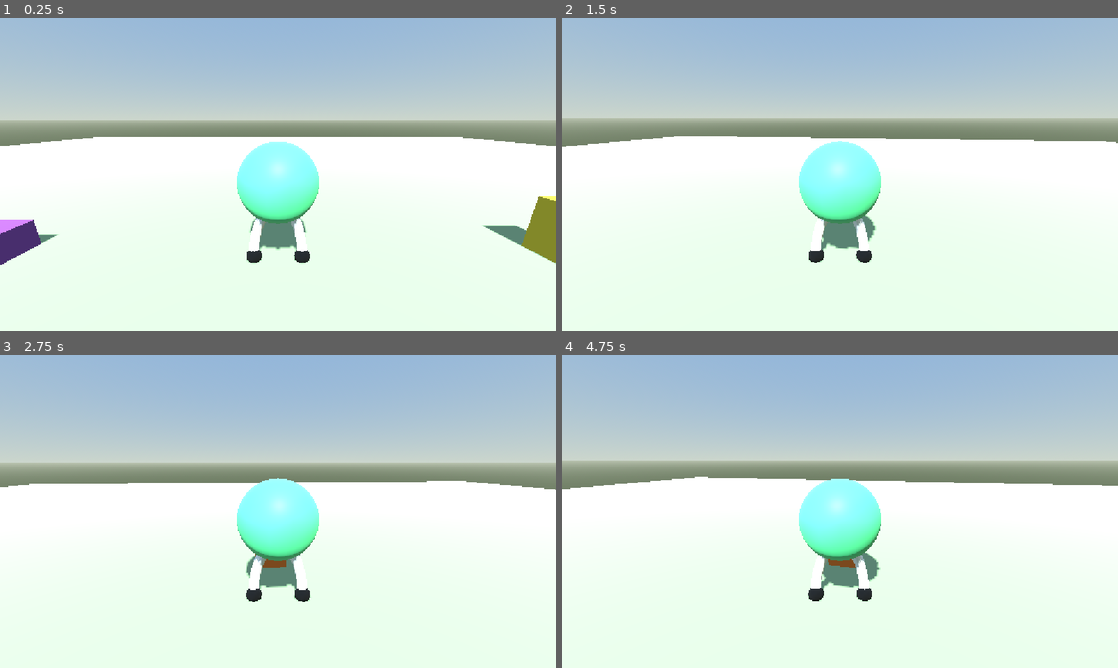
Above: before the commit, frames 1-4 (two rows, left to right).
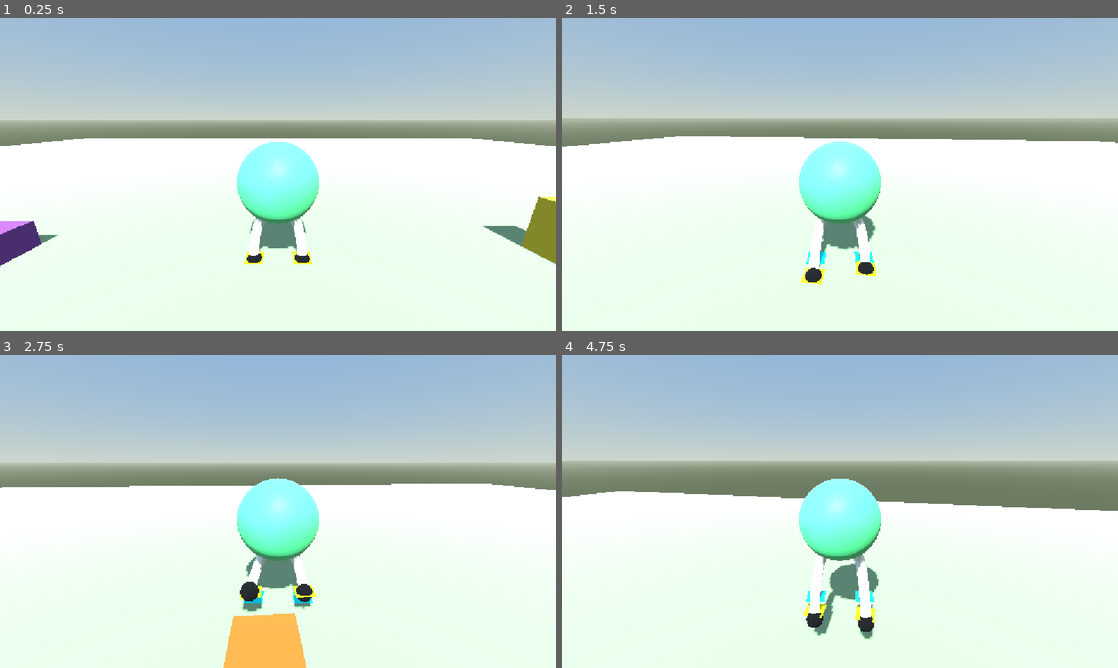
Above: after the commit, the same moments.

Repository: ar-bh/slingshot-boy
Game: Godot game, scene res://player/game.tscn
The game is run twice, just before and just after one commit, with the same random seed, the same clock (stepped at 60 frames per second) and the same inputs.
Inputs (mouse positions are in pixels of both pictures, inside the frame that each line leads up to):
- Up to frame 1 (0.25 s): no input
- Up to frame 2 (1.5 s): tap Enter at 0.5 s; move the mouse to (867, 174) at 0.52 s; hold W (move_forward) from 0.53 s (still down); tap Alt at 0.6 s; tap Space (jump, bound only after the commit) at 0.77 s; move the mouse to (812, 174) at 1.27 s; tap Shift at 1.35 s
- Up to frame 3 (2.75 s): keep holding W (move_forward); tap Space (jump, bound only after the commit) at 1.52 s; move the mouse to (289, 505) at 2.02 s; tap Alt at 2.1 s
- Up to frame 4 (4.75 s): keep holding W (move_forward); move the mouse to (834, 517) at 2.77 s; tap Shift at 2.85, 4.35 s; tap Space (jump, bound only after the commit) at 3.02, 3.77, 4.52 s; move the mouse to (878, 514) at 3.52 s; tap Alt at 3.6 s; move the mouse to (795, 508) at 4.27 s

The runs differ from the first frame. In frame 1, 0.7% of the frame differs, in the area x 0-100%, y 38-80%; in frame 2, 0.7%; in frame 3, 3.6%; in frame 4, 6.8%, in the area x 0-100%, y 38-92%.

Commit message:
procedural animation: prototype with legs moving to relevant stop only along flat axis

Diff:
--- a/player/leg.gd
+++ b/player/leg.gd
@@ -1,30 +1,77 @@
 @tool
 extends Node3D
 
-@export var thickness := 0.3
+@export_group("Tube")
+@export var thickness := -0.14
 @export var bend := 0.12
-@export var bend_side := -1.0
 
 var _thickness_applied := -1.0
 
-@onready var tube := $Tube
+@onready var tube := $LeftLeg/Tube
+@onready var tube_right := $RightLeg/Tube
+
+var constant_pos: Vector3
+var constant_pos_ref: Vector3
+var wish_pos: Vector3
+
+var distance_threshold := 1.0
+var _tween: Tween
+var _tween_right: Tween
 
 func _ready() -> void:
-	tube.mode = CSGPolygon3D.MODE_PATH
-	tube.path_node = tube.get_path_to($Path3D)
-	tube.path_rotation = CSGPolygon3D.PATH_ROTATION_PATH_FOLLOW
-	tube.path_interval = 0.04
-	tube.path_simplify_angle = 0.0
-	tube.path_rotation_accurate = true
-	tube.path_local = true
-	tube.smooth_faces = true
+	for leg in [$LeftLeg, $RightLeg]:
+		#region tube
+		var leg_tube := leg.get_node(^"Tube") as CSGPolygon3D
+		leg_tube.mode = CSGPolygon3D.MODE_PATH
+		leg_tube.path_node = leg_tube.get_path_to(leg.get_node(^"Path3D"))
+		leg_tube.path_rotation = CSGPolygon3D.PATH_ROTATION_PATH_FOLLOW
+		leg_tube.path_interval = 0.04
+		leg_tube.path_simplify_angle = 0.0
+		leg_tube.path_rotation_accurate = true
+		leg_tube.path_local = true
+		leg_tube.smooth_faces = true
+		#endregion
+		if Engine.is_editor_hint():
+			continue
+		leg.get_node(^"WishFoot").top_level = true
 	_apply_thickness()
+
 
 func _process(_delta: float) -> void:
 	_apply_thickness()
-	var knee := Vector3($Middle.position) + Vector3(bend_side * bend, 0.0, 0.0)
-	_set_curve(Vector3($Beginning.position), knee, Vector3($End.position))
+	_leg($LeftLeg, -1.0, _tween)
+	_leg($RightLeg, 1.0, _tween_right)
 
+
+func _leg(leg: Node, side: float, tween: Tween) -> void:
+	var knee := Vector3(leg.get_node(^"Middle").position) + Vector3(side * bend, 0.0, 0.0)
+	_set_curve(leg, Vector3(leg.get_node(^"Beginning").position), knee, Vector3(leg.get_node(^"End").position))
+
+	if Engine.is_editor_hint():
+		return
+
+	var constant_foot: Node3D = leg.get_node(^"ConstantFoot")
+	var wish_foot: Node3D = leg.get_node(^"WishFoot")
+	var end: Node3D = leg.get_node(^"End")
+	constant_pos = constant_foot.global_position
+	wish_pos = wish_foot.global_position
+
+	end.global_position = wish_foot.global_position
+
+	if constant_pos.distance_to(wish_foot.global_position) >= distance_threshold:
+		if tween == null or not tween.is_running():
+			var from: Vector3 = wish_foot.global_position
+			tween = create_tween()
+			tween.tween_method(func(t: float) -> void:
+				wish_foot.global_position = from.lerp(constant_foot.global_position, t)
+				, 0.252, 1.0, 0.2)
+	if leg == $LeftLeg:
+		_tween = tween
+	else:
+		_tween_right = tween
+
+
+#region tube
 func _apply_thickness() -> void:
 	if is_equal_approx(_thickness_applied, thickness):
 		return
@@ -34,9 +81,10 @@
 		var angle := TAU * float(i) / 10.0
 		ring.append(Vector2(cos(angle), sin(angle)) * thickness)
 	tube.polygon = ring
+	tube_right.polygon = ring
 
-func _set_curve(hip: Vector3, knee: Vector3, foot: Vector3) -> void:
-	var path := $Path3D as Path3D
+func _set_curve(leg: Node, hip: Vector3, knee: Vector3, foot: Vector3) -> void:
+	var path := leg.get_node(^"Path3D") as Path3D
 	var curve := path.curve
 	var control := 2.0 * knee - 0.5 * (hip + foot)
 	var steps := 12
@@ -51,3 +99,4 @@
 		curve.set_point_position(i, point)
 		curve.set_point_in(i, Vector3.ZERO)
 		curve.set_point_out(i, Vector3.ZERO)
+#endregion
--- a/player/slingshot_boy.gd
+++ b/player/slingshot_boy.gd
@@ -22,7 +22,7 @@
 func _unhandled_input(event: InputEvent) -> void:
 	if event is InputEventMouseMotion and Input.mouse_mode == Input.MOUSE_MODE_CAPTURED:
 		_pivot.rotate_y(-event.relative.x * 0.0025)
-		_pitch = clampf(_pitch - event.relative.y * 0.0025, deg_to_rad(-50.0), deg_to_rad(25.0))
+		_pitch = clampf(_pitch - event.relative.y * 0.0025, deg_to_rad(-90.0), deg_to_rad(90.0))
 		_pitch_pivot.rotation.x = _pitch
 	elif event.is_action_pressed("ui_cancel"):
 		Input.mouse_mode = Input.MOUSE_MODE_VISIBLE
--- a/player/slingshot_boy.tscn
+++ b/player/slingshot_boy.tscn
@@ -14,23 +14,37 @@
 
 [sub_resource type="Curve3D" id="Curve3D_bsi02"]
 _data = {
-"points": PackedVector3Array(0, 0, 0, 0, 0, 0, -0.36052638, 1.3401678, 0, 0, 0, 0, 0, 0, 0, -0.41355428, 1.2296567, 0.04013511, 0, 0, 0, 0, 0, 0, -0.46149668, 1.119084, 0.072586335, 0, 0, 0, 0, 0, 0, -0.5043536, 1.0084497, 0.09735364, 0, 0, 0, 0, 0, 0, -0.542125, 0.8977538, 0.11443704, 0, 0, 0, 0, 0, 0, -0.57481086, 0.7869962, 0.123836555, 0, 0, 0, 0, 0, 0, -0.60241127, 0.676177, 0.12555216, 0, 0, 0, 0, 0, 0, -0.62492615, 0.5652962, 0.11958387, 0, 0, 0, 0, 0, 0, -0.64235556, 0.45435375, 0.10593167, 0, 0, 0, 0, 0, 0, -0.6546995, 0.3433497, 0.084595576, 0, 0, 0, 0, 0, 0, -0.6619579, 0.23228398, 0.055575565, 0, 0, 0, 0, 0, 0, -0.66413087, 0.12115666, 0.018871665),
+"points": PackedVector3Array(0, 0, 0, 0, 0, 0, -0.36052638, 1.3401678, 0, 0, 0, 0, 0, 0, 0, -0.41355428, 1.2199274, 0.04013511, 0, 0, 0, 0, 0, 0, -0.46149668, 1.1039494, 0.072586335, 0, 0, 0, 0, 0, 0, -0.5043536, 0.9922341, 0.09735364, 0, 0, 0, 0, 0, 0, -0.542125, 0.88478136, 0.11443704, 0, 0, 0, 0, 0, 0, -0.57481086, 0.781591, 0.123836555, 0, 0, 0, 0, 0, 0, -0.60241127, 0.68266326, 0.12555216, 0, 0, 0, 0, 0, 0, -0.62492615, 0.587998, 0.11958387, 0, 0, 0, 0, 0, 0, -0.64235556, 0.4975952, 0.10593167, 0, 0, 0, 0, 0, 0, -0.6546995, 0.41145498, 0.084595576, 0, 0, 0, 0, 0, 0, -0.6619579, 0.32957727, 0.055575565, 0, 0, 0, 0, 0, 0, -0.66413087, 0.2519621, 0.018871665),
 "tilts": PackedFloat32Array(0, 0, 0, 0, 0, 0, 0, 0, 0, 0, 0, 0)
 }
 point_count = 12
 
 [sub_resource type="StandardMaterial3D" id="StandardMaterial3D_u8yam"]
 
+[sub_resource type="StandardMaterial3D" id="StandardMaterial3D_wqx6k"]
+albedo_color = Color(0, 1, 1, 1)
+
+[sub_resource type="PlaneMesh" id="PlaneMesh_mn11d"]
+material = SubResource("StandardMaterial3D_wqx6k")
+size = Vector2(0.5, 0.5)
+
+[sub_resource type="StandardMaterial3D" id="StandardMaterial3D_2pgw4"]
+albedo_color = Color(1, 1, 0, 1)
+
+[sub_resource type="PlaneMesh" id="PlaneMesh_frde1"]
+material = SubResource("StandardMaterial3D_2pgw4")
+size = Vector2(0.5, 0.5)
+
 [sub_resource type="Curve3D" id="Curve3D_right"]
 _data = {
-"points": PackedVector3Array(0, 0, 0, 0, 0, 0, 0.27746797, 1.4884853, 0, 0, 0, 0, 0, 0, 0, 0.35265782, 1.3399755, 0.04013511, 0, 0, 0, 0, 0, 0, 0.41962424, 1.1963073, 0.072586335, 0, 0, 0, 0, 0, 0, 0.47836712, 1.0574802, 0.09735364, 0, 0, 0, 0, 0, 0, 0.5288866, 0.9234948, 0.11443704, 0, 0, 0, 0, 0, 0, 0.57118255, 0.7943508, 0.123836555, 0, 0, 0, 0, 0, 0, 0.60525507, 0.67004824, 0.12555216, 0, 0, 0, 0, 0, 0, 0.631104, 0.550587, 0.11958387, 0, 0, 0, 0, 0, 0, 0.64872956, 0.43596727, 0.10593167, 0, 0, 0, 0, 0, 0, 0.6581316, 0.32618898, 0.084595576, 0, 0, 0, 0, 0, 0, 0.65931016, 0.22125211, 0.055575565, 0, 0, 0, 0, 0, 0, 0.65226525, 0.12115666, 0.018871665),
+"points": PackedVector3Array(0, 0, 0, 0, 0, 0, 0.27746797, 1.4884853, 0, 0, 0, 0, 0, 0, 0, 0.35265782, 1.3300477, 0.04013511, 0, 0, 0, 0, 0, 0, 0.41962424, 1.180864, 0.072586335, 0, 0, 0, 0, 0, 0, 0.47836712, 1.0409338, 0.09735364, 0, 0, 0, 0, 0, 0, 0.5288866, 0.91025764, 0.11443704, 0, 0, 0, 0, 0, 0, 0.57118255, 0.7888353, 0.123836555, 0, 0, 0, 0, 0, 0, 0.60525507, 0.67666674, 0.12555216, 0, 0, 0, 0, 0, 0, 0.631104, 0.57375205, 0.11958387, 0, 0, 0, 0, 0, 0, 0.64872956, 0.4800911, 0.10593167, 0, 0, 0, 0, 0, 0, 0.6581316, 0.395684, 0.084595576, 0, 0, 0, 0, 0, 0, 0.65931016, 0.3205307, 0.055575565, 0, 0, 0, 0, 0, 0, 0.65226525, 0.25463125, 0.018871665),
 "tilts": PackedFloat32Array(0, 0, 0, 0, 0, 0, 0, 0, 0, 0, 0, 0)
 }
 point_count = 12
 
 [sub_resource type="CapsuleShape3D" id="CapsuleShape3D_mn11d"]
 radius = 1.1430664
-height = 3.2470703
+height = 3.2651367
 
 [sub_resource type="SphereShape3D" id="SphereShape3D_mn11d"]
 radius = 0.2
@@ -41,28 +55,29 @@
 [node name="SlingshotMesh" parent="." unique_id=528869564 instance=ExtResource("2_ekwqv")]
 transform = Transform3D(1, 0, 0, 0, 1, 0, 0, 0, 1, 0, 2.2018938, 0)
 
-[node name="LeftLeg" type="Node3D" parent="SlingshotMesh" unique_id=2119698638]
+[node name="Legs" type="Node3D" parent="SlingshotMesh" unique_id=348531887]
+script = ExtResource("3_ekwqv")
+
+[node name="LeftLeg" type="Node3D" parent="SlingshotMesh/Legs" unique_id=2119698638]
 transform = Transform3D(1, 0, 0, 0, 1, 0, 0, 0, 1, 0, -2.2018938, 0)
-script = ExtResource("3_ekwqv")
-thickness = -0.14
 
-[node name="Beginning" type="Marker3D" parent="SlingshotMesh/LeftLeg" unique_id=1809003582]
+[node name="Beginning" type="Marker3D" parent="SlingshotMesh/Legs/LeftLeg" unique_id=1809003582]
 transform = Transform3D(1, 0, 0, 0, 1, 0, 0, 0, 1, -0.36052638, 1.3401678, 0)
 
-[node name="Middle" type="Marker3D" parent="SlingshotMesh/LeftLeg" unique_id=1741558153]
+[node name="Middle" type="Marker3D" parent="SlingshotMesh/Legs/LeftLeg" unique_id=1741558153]
 transform = Transform3D(1, 0, 0, 0, 1, 0, 0, 0, 1, -0.46924675, 0.7315943, 0.12565485)
 
-[node name="End" type="Marker3D" parent="SlingshotMesh/LeftLeg" unique_id=1534178918]
-transform = Transform3D(1, 0, 0, 0, 1, 0, 0, 0, 1, -0.66413087, 0.12115666, 0.018871665)
+[node name="End" type="Marker3D" parent="SlingshotMesh/Legs/LeftLeg" unique_id=1534178918]
+transform = Transform3D(1, 0, 0, 0, 1, 0, 0, 0, 1, -0.66413087, 0.2519621, 0.018871665)
 
-[node name="Shoe" type="MeshInstance3D" parent="SlingshotMesh/LeftLeg/End" unique_id=1028564338]
+[node name="Shoe" type="MeshInstance3D" parent="SlingshotMesh/Legs/LeftLeg/End" unique_id=1028564338]
 transform = Transform3D(3, 0, 0, 0, 3, 0, 0, 0, 3, 0, -0.04, -0.008033868)
 mesh = SubResource("SphereMesh_mn11d")
 
-[node name="Path3D" type="Path3D" parent="SlingshotMesh/LeftLeg" unique_id=1434467764]
+[node name="Path3D" type="Path3D" parent="SlingshotMesh/Legs/LeftLeg" unique_id=1434467764]
 curve = SubResource("Curve3D_bsi02")
 
-[node name="Tube" type="CSGPolygon3D" parent="SlingshotMesh/LeftLeg" unique_id=141979103]
+[node name="Tube" type="CSGPolygon3D" parent="SlingshotMesh/Legs/LeftLeg" unique_id=141979103]
 polygon = PackedVector2Array(-0.14, 0, -0.11326238, -0.082289934, -0.04326238, -0.13314791, 0.04326238, -0.13314791, 0.11326238, -0.082289934, 0.14, -1.7145055e-17, 0.11326238, 0.082289934, 0.04326238, 0.13314791, -0.04326238, 0.13314791, -0.11326238, 0.082289934)
 mode = 2
 path_node = NodePath("../Path3D")
@@ -78,29 +93,39 @@
 smooth_faces = true
 material = SubResource("StandardMaterial3D_u8yam")
 
-[node name="RightLeg" type="Node3D" parent="SlingshotMesh" unique_id=2049113970]
+[node name="ConstantFoot" type="Marker3D" parent="SlingshotMesh/Legs/LeftLeg" unique_id=128025847]
+transform = Transform3D(1, 0, 0, 0, 1, 0, 0, 0, 1, -0.664, 0, 0.019)
+
+[node name="MeshInstance3D" type="MeshInstance3D" parent="SlingshotMesh/Legs/LeftLeg/ConstantFoot" unique_id=43787331]
+mesh = SubResource("PlaneMesh_mn11d")
+
+[node name="WishFoot" type="Marker3D" parent="SlingshotMesh/Legs/LeftLeg" unique_id=1530543633]
+transform = Transform3D(1, 0, 0, 0, 1, 0, 0, 0, 1, -0.664, 0, 0.019)
+top_level = true
+
+[node name="MeshInstance3D" type="MeshInstance3D" parent="SlingshotMesh/Legs/LeftLeg/WishFoot" unique_id=120050838]
+mesh = SubResource("PlaneMesh_frde1")
+
+[node name="RightLeg" type="Node3D" parent="SlingshotMesh/Legs" unique_id=2049113970]
 transform = Transform3D(1, 0, 0, 0, 1, 0, 0, 0, 1, 0, -2.2018938, 0)
-script = ExtResource("3_ekwqv")
-thickness = -0.14
-bend_side = 1.0
 
-[node name="Beginning" type="Marker3D" parent="SlingshotMesh/RightLeg" unique_id=913969687]
+[node name="Beginning" type="Marker3D" parent="SlingshotMesh/Legs/RightLeg" unique_id=913969687]
 transform = Transform3D(1, 0, 0, 0, 1, 0, 0, 0, 1, 0.27746797, 1.4884853, 0)
 
-[node name="Middle" type="Marker3D" parent="SlingshotMesh/RightLeg" unique_id=459338931]
+[node name="Middle" type="Marker3D" parent="SlingshotMesh/Legs/RightLeg" unique_id=459338931]
 transform = Transform3D(1, 0, 0, 0, 1, 0, 0, 0, 1, 0.46924675, 0.7315943, 0.12565485)
 
-[node name="End" type="Marker3D" parent="SlingshotMesh/RightLeg" unique_id=719411503]
-transform = Transform3D(1, 0, 0, 0, 1, 0, 0, 0, 1, 0.65226525, 0.12115666, 0.018871665)
+[node name="End" type="Marker3D" parent="SlingshotMesh/Legs/RightLeg" unique_id=719411503]
+transform = Transform3D(1, 0, 0, 0, 1, 0, 0, 0, 1, 0.65226525, 0.25463125, 0.018871665)
 
-[node name="Shoe" type="MeshInstance3D" parent="SlingshotMesh/RightLeg/End" unique_id=14654438]
+[node name="Shoe" type="MeshInstance3D" parent="SlingshotMesh/Legs/RightLeg/End" unique_id=14654438]
 transform = Transform3D(3, 0, 0, 0, 3, 0, 0, 0, 3, 0, -0.04, -0.008033868)
 mesh = SubResource("SphereMesh_mn11d")
 
-[node name="Path3D" type="Path3D" parent="SlingshotMesh/RightLeg" unique_id=759694351]
+[node name="Path3D" type="Path3D" parent="SlingshotMesh/Legs/RightLeg" unique_id=759694351]
 curve = SubResource("Curve3D_right")
 
-[node name="Tube" type="CSGPolygon3D" parent="SlingshotMesh/RightLeg" unique_id=731005496]
+[node name="Tube" type="CSGPolygon3D" parent="SlingshotMesh/Legs/RightLeg" unique_id=731005496]
 polygon = PackedVector2Array(-0.14, 0, -0.11326238, -0.082289934, -0.04326238, -0.13314791, 0.04326238, -0.13314791, 0.11326238, -0.082289934, 0.14, -1.7145055e-17, 0.11326238, 0.082289934, 0.04326238, 0.13314791, -0.04326238, 0.13314791, -0.11326238, 0.082289934)
 mode = 2
 path_node = NodePath("../Path3D")
@@ -116,8 +141,22 @@
 smooth_faces = true
 material = SubResource("StandardMaterial3D_u8yam")
 
-[node name="CollisionShape3D" type="CollisionShape3D" parent="." unique_id=951370208]
-transform = Transform3D(1, 0, 0, 0, 1, 0, 0, 0, 1, 0, 1.6270152, 0)
+[node name="ConstantFoot" type="Marker3D" parent="SlingshotMesh/Legs/RightLeg" unique_id=1793795632]
+transform = Transform3D(1, 0, 0, 0, 1, 0, 0, 0, 1, 0.652, 0, 0.019)
+
+[node name="MeshInstance3D" type="MeshInstance3D" parent="SlingshotMesh/Legs/RightLeg/ConstantFoot" unique_id=1319875497]
+mesh = SubResource("PlaneMesh_mn11d")
+
+[node name="WishFoot" type="Marker3D" parent="SlingshotMesh/Legs/RightLeg" unique_id=912529900]
+transform = Transform3D(1, 0, 0, 0, 1, 0, 0, 0, 1, 0.652, 0, 0.019)
+top_level = true
+
+[node name="MeshInstance3D" type="MeshInstance3D" parent="SlingshotMesh/Legs/RightLeg/WishFoot" unique_id=289786424]
+mesh = SubResource("PlaneMesh_frde1")
+
+[node name="Hitbox" type="CollisionShape3D" parent="." unique_id=951370208]
+transform = Transform3D(1, 0, 0, 0, 1, 0, 0, 0, 1, 0, 1.617982, 0)
+visible = false
 shape = SubResource("CapsuleShape3D_mn11d")
 
 [node name="CameraPivot" type="Node3D" parent="." unique_id=973652776]
--- a/project.godot
+++ b/project.godot
@@ -47,7 +47,8 @@
 }
 jump={
 "deadzone": 0.2,
-"events": []
+"events": [Object(InputEventKey,"resource_local_to_scene":false,"resource_name":"","device":-1,"window_id":0,"alt_pressed":false,"shift_pressed":false,"ctrl_pressed":false,"meta_pressed":false,"pressed":false,"keycode":0,"physical_keycode":32,"key_label":0,"unicode":32,"location":0,"echo":false,"script":null)
+]
 }
 
 [physics]
